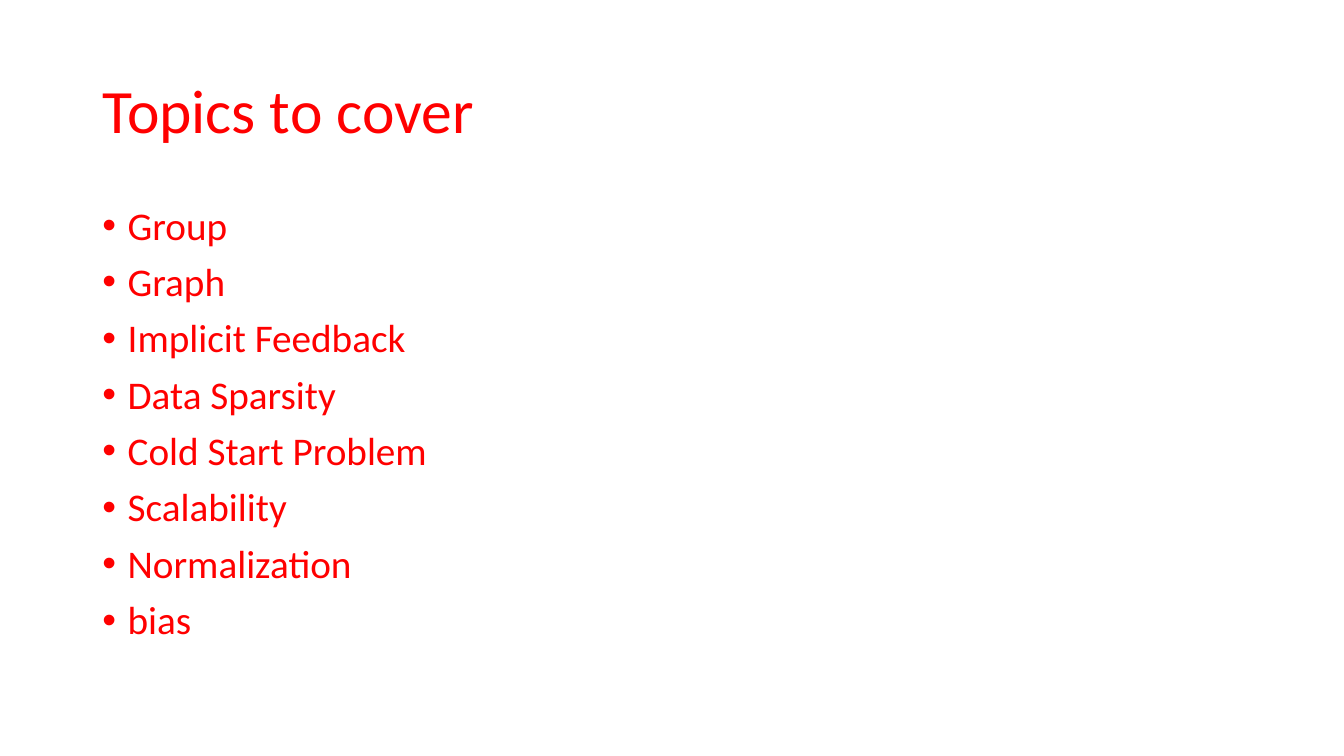
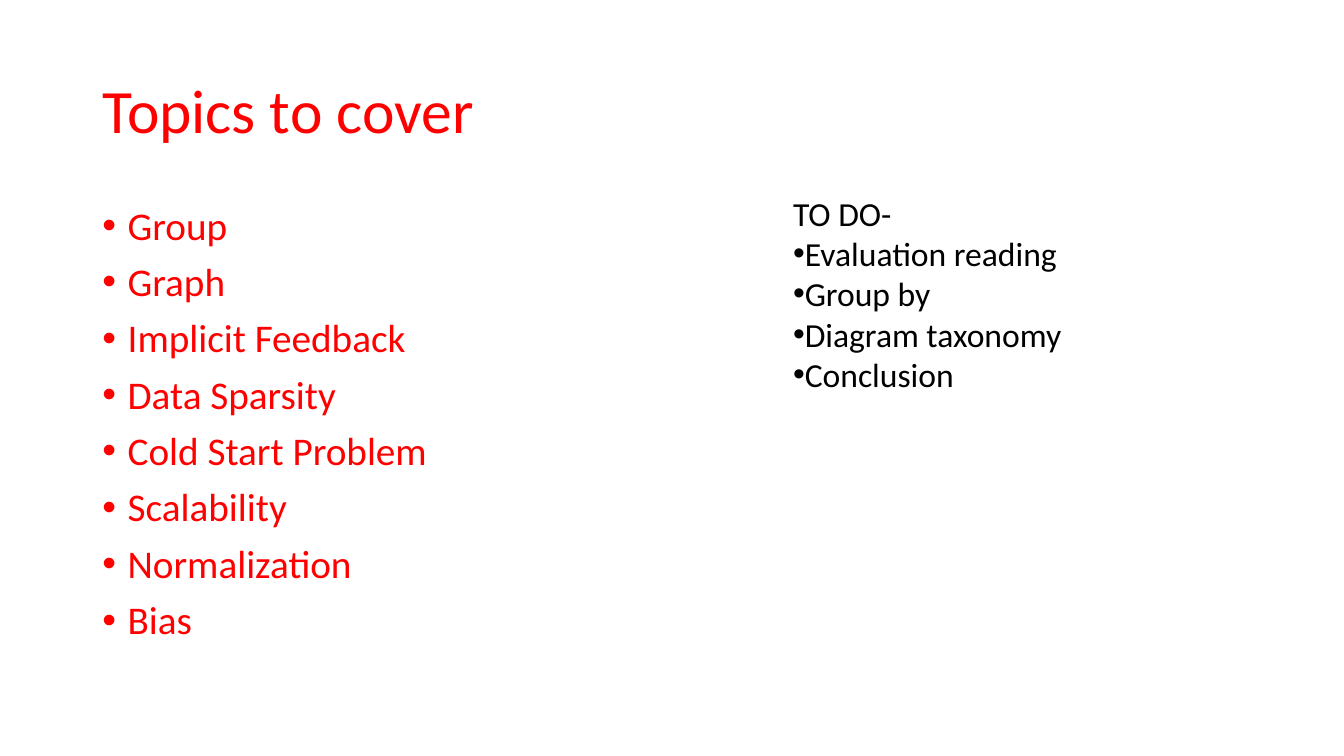
Before and after one commit to DibyamAgrawal/RS-ppt, a slide deck: slide 19 of summer_Basics of RS.pptx (slide 14 before the commit). Drawn at 1344x756 pixels with LibreOffice and Linux fonts; fonts in the diff are those of the drawing. Boxes give left, top, right and bottom in pixels: in the first picture for what was removed or moved away, otherwise in the second. Text is boxed around its words. In the diff, an @@ line names an element or a change of style, - is before the commit and + after.

```diff
--- a/summer_Basics of RS.pptx
+++ b/summer_Basics of RS.pptx
@@ text added at [793,204,1061,388], 24 pt, text #000000 @@
+TO DO-
+• Evaluation reading
+• Group by
+• Diagram taxonomy
+• Conclusion
@@ text at [128,607,192,635]: text changed @@
-• bias
+• Bias
```
Also in this commit, not shown: 3 other slides changed, 5 slides added, 10 other files.
